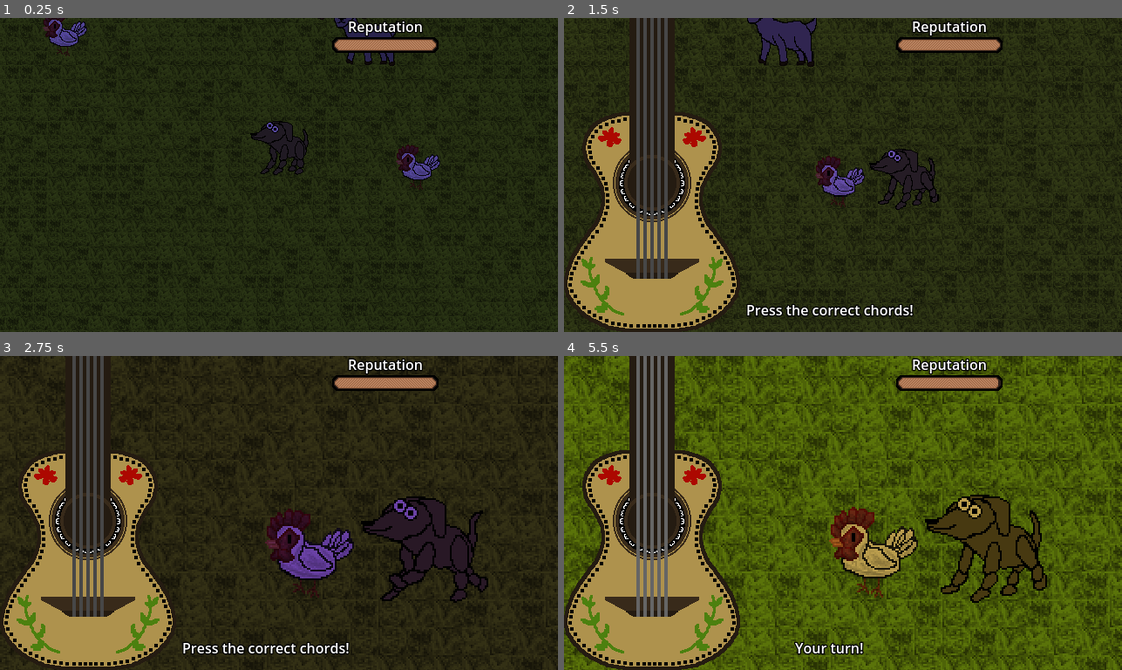
Above: before the commit, frames 1-4 (two rows, left to right).
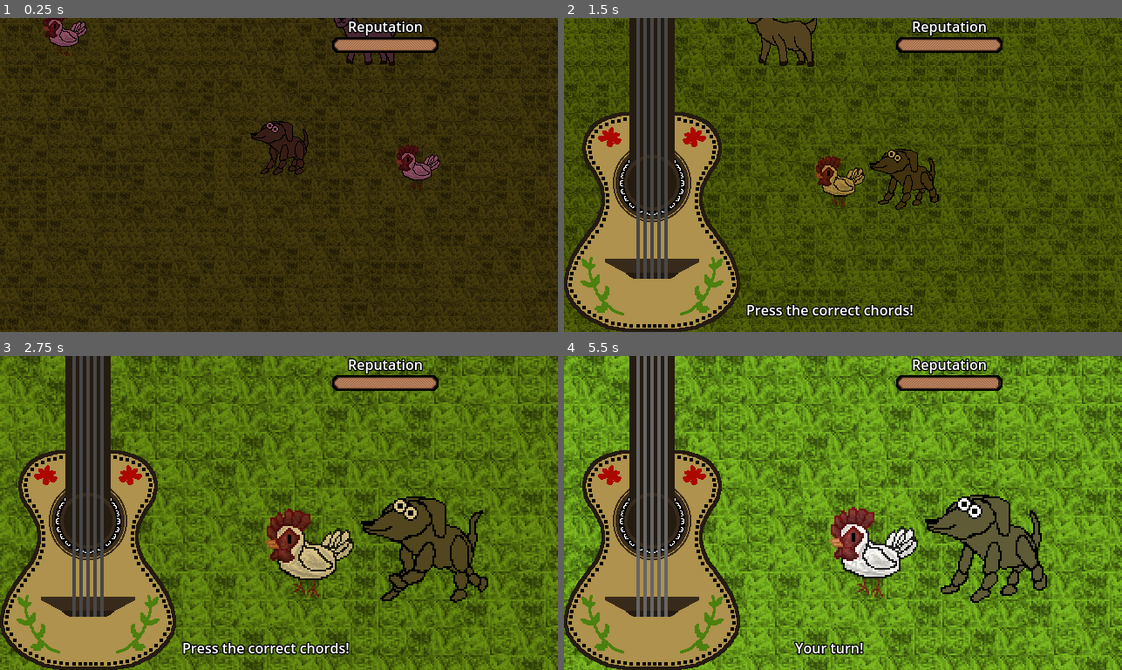
Above: after the commit, the same moments.

Repository: DaniMunteanu/Loopacabra
Game: Godot game, scene res://Level.tscn
The game is run twice, just before and just after one commit, with the same random seed, the same clock (stepped at 60 frames per second) and the same inputs. The project has no main scene, so this scene is started directly.
Inputs:
- Up to frame 1 (0.25 s): no input
- Up to frame 2 (1.5 s): tap Enter at 0.5 s; hold D (move_right) 0.53-1.28 s; hold E (interact) 0.53-1.28 s; hold S (move_down) from 1.28 s (still down); tap E (interact) at 1.35 s
- Up to frame 3 (2.75 s): release S (move_down) at 2.03 s; hold D (move_right) from 2.03 s (still down); hold E (interact) from 2.03 s (still down)
- Up to frame 4 (5.5 s): release D (move_right) at 2.78 s; release E (interact) at 2.78 s; hold W (move_up) 2.78-3.53 s; tap E (interact) at 2.85, 4.35 s; hold E (interact) 3.53-4.28 s; hold A (move_left) 3.53-5.03 s; hold S (move_down) from 5.03 s (still down); hold E (interact) from 5.03 s (still down)

The runs differ from the first frame. In frame 1, 20% of the frame differs, in the area x 0-100%, y 0-100%; in frame 2, 73%; in frame 3, 77%; in frame 4, 77%.

Commit message:
Cycle now starts on day + added healthbars

Diff:
--- a/Animals/Chicken.tscn
+++ b/Animals/Chicken.tscn
@@ -1,9 +1,12 @@
-[gd_scene load_steps=13 format=3 uid="uid://dh6eysi0ynuvo"]
+[gd_scene load_steps=17 format=3 uid="uid://dh6eysi0ynuvo"]
 
 [ext_resource type="Script" path="res://Animals/chicken.gd" id="1_0os3g"]
 [ext_resource type="Texture2D" uid="uid://38enoi41re3d" path="res://Sprites/ChickenIdle.png" id="1_xr6oy"]
 [ext_resource type="Texture2D" uid="uid://3pqujc0d6t1t" path="res://Sprites/ChickenWalking.png" id="2_78dsp"]
 [ext_resource type="PackedScene" uid="uid://caho8ydicfniv" path="res://Interactable.tscn" id="4_s3iti"]
+[ext_resource type="Script" path="res://Hurtbox.gd" id="5_1c7wm"]
+[ext_resource type="Script" path="res://Health.gd" id="6_liyc6"]
+[ext_resource type="PackedScene" uid="uid://dyl04iy6bcuhl" path="res://UI_Elements/HealthBar.tscn" id="7_bj1bt"]
 
 [sub_resource type="Animation" id="Animation_6jsir"]
 resource_name = "IdleLeft"
@@ -405,10 +408,21 @@
 [sub_resource type="CircleShape2D" id="CircleShape2D_5tfrh"]
 radius = 48.0
 
+[sub_resource type="CircleShape2D" id="CircleShape2D_qi7oj"]
+radius = 22.0
+
 [node name="Chicken" type="CharacterBody2D"]
 z_index = 1
 y_sort_enabled = true
 script = ExtResource("1_0os3g")
+
+[node name="HealthBar" parent="." instance=ExtResource("7_bj1bt")]
+visible = false
+offset_left = -25.0
+offset_top = -60.0
+offset_right = 25.0
+offset_bottom = -53.0
+metadata/_edit_use_anchors_ = true
 
 [node name="ChickenSprite" type="Sprite2D" parent="."]
 y_sort_enabled = true
@@ -432,3 +446,13 @@
 
 [node name="CollisionShape2D" type="CollisionShape2D" parent="Interactable"]
 shape = SubResource("CircleShape2D_5tfrh")
+
+[node name="Hurtbox" type="Area2D" parent="."]
+script = ExtResource("5_1c7wm")
+
+[node name="CollisionShape2D" type="CollisionShape2D" parent="Hurtbox"]
+position = Vector2(0, -26)
+shape = SubResource("CircleShape2D_qi7oj")
+
+[node name="Health" type="Node" parent="."]
+script = ExtResource("6_liyc6")
--- a/Animals/chicken.gd
+++ b/Animals/chicken.gd
@@ -2,9 +2,12 @@
 
 @onready var animation_player: AnimationPlayer = $AnimationPlayer
 @onready var interactable: Area2D = $Interactable
+@onready var health_bar: TextureProgressBar = $HealthBar
 
 func _ready() -> void:
 	interactable.interact = _on_interact
+	health_bar.visible = false
+	Global.switch_to_night.connect(_on_switch_to_night)
 
 	animation_player.play("IdleLeft")
 
@@ -14,3 +17,6 @@
 func end_interaction():
 	interactable.is_interactable = false
 	Global.minigame_ended.emit()
+
+func _on_switch_to_night():
+	health_bar.visible = true
--- a/Global.gd
+++ b/Global.gd
@@ -4,3 +4,6 @@
 signal minigame_ended()
 
 signal minigame_won(time_earned: int, score_points: int)
+
+signal switch_to_night()
+signal switch_to_next_day()
--- /dev/null
+++ b/Health.gd
@@ -0,0 +1,21 @@
+class_name Health
+
+extends Node
+
+signal health_depleted
+
+@export var max_health: int
+@export var current_health: int
+
+func set_current_health(value: int):
+	var clamped_value = clampi(value,0,max_health)
+
+	if clamped_value != current_health:
+		current_health = clamped_value
+
+		if current_health == 0:
+			health_depleted.emit()
+
+func _on_hurtbox_received_damage(damage: int) -> void:
+	set_current_health(current_health - damage)
+	get_parent().hurt_animation_player.play("Hurt")
--- /dev/null
+++ b/Hurtbox.gd
@@ -0,0 +1,8 @@
+class_name Hurtbox
+
+extends Area2D
+
+signal received_damage(damage: int)
+
+func take_damage(damage: int):
+	received_damage.emit(damage)
--- /dev/null
+++ b/UI_Elements/HealthBar.tscn
@@ -0,0 +1,22 @@
+[gd_scene load_steps=4 format=3 uid="uid://dyl04iy6bcuhl"]
+
+[ext_resource type="Texture2D" uid="uid://cnxh1jihn6t8" path="res://Sprites/UI_Sprites/AnimalHealthBarProgressFront.png" id="1_62dhr"]
+[ext_resource type="Texture2D" uid="uid://by7804h2bxhih" path="res://Sprites/UI_Sprites/AnimalHealthBarFrame.png" id="2_nuv3k"]
+[ext_resource type="Texture2D" uid="uid://lkm68hoo1qks" path="res://Sprites/UI_Sprites/AnimalHealthBarProgressBack.png" id="3_eovtv"]
+
+[node name="HealthBar" type="TextureProgressBar"]
+z_index = 5
+offset_right = 50.0
+offset_bottom = 7.0
+size_flags_horizontal = 4
+value = 30.0
+texture_progress = ExtResource("1_62dhr")
+
+[node name="HealthBarBack" type="TextureProgressBar" parent="."]
+z_index = -1
+layout_mode = 0
+offset_right = 50.0
+offset_bottom = 7.0
+value = 40.0
+texture_under = ExtResource("2_nuv3k")
+texture_progress = ExtResource("3_eovtv")
--- a/UI_Elements/ReputationMeter.tscn
+++ b/UI_Elements/ReputationMeter.tscn
@@ -20,6 +20,7 @@
 script = ExtResource("1_lo2fa")
 
 [node name="ReputationBarFront" type="TextureProgressBar" parent="."]
+layout_mode = 0
 offset_left = 381.0
 offset_top = 22.0
 offset_right = 501.0
--- a/day_night_cycle.gd
+++ b/day_night_cycle.gd
@@ -4,11 +4,17 @@
 @export var INGAME_SPEED = 50.0
 
 var time: float = 0.0
+var is_daytime: bool = true
 
 const MINUTES_PER_DAY = 1440
 const INGAME_REAL_MINUTE_RATIO = (2 * PI) / MINUTES_PER_DAY
 
 func _process(delta: float) -> void:
 	time += delta * INGAME_REAL_MINUTE_RATIO * INGAME_SPEED
-	var value = (sin(time - PI / 4) + 1.0 ) / 2.0
+	var value = (sin(time) + 1.0 ) / 2.0
 	color = gradient.gradient.sample(value)
+	print(value)
+
+	if value < 0.5 && is_daytime:
+		is_daytime = false
+		Global.switch_to_night.emit()
Binary file added: Sprites/UI_Sprites/AnimalHealthBarFrame.png
Not shown, added: Sprites/UI_Sprites/AnimalHealthBarFrame.png.import
Binary file added: Sprites/UI_Sprites/AnimalHealthBarProgressBack.png
Not shown, added: Sprites/UI_Sprites/AnimalHealthBarProgressBack.png.import
Binary file added: Sprites/UI_Sprites/AnimalHealthBarProgressFront.png
Not shown, added: Sprites/UI_Sprites/AnimalHealthBarProgressFront.png.import
Not shown, added: Loopacabra/PiskelProjects/AnimalHealthBar.piskel
